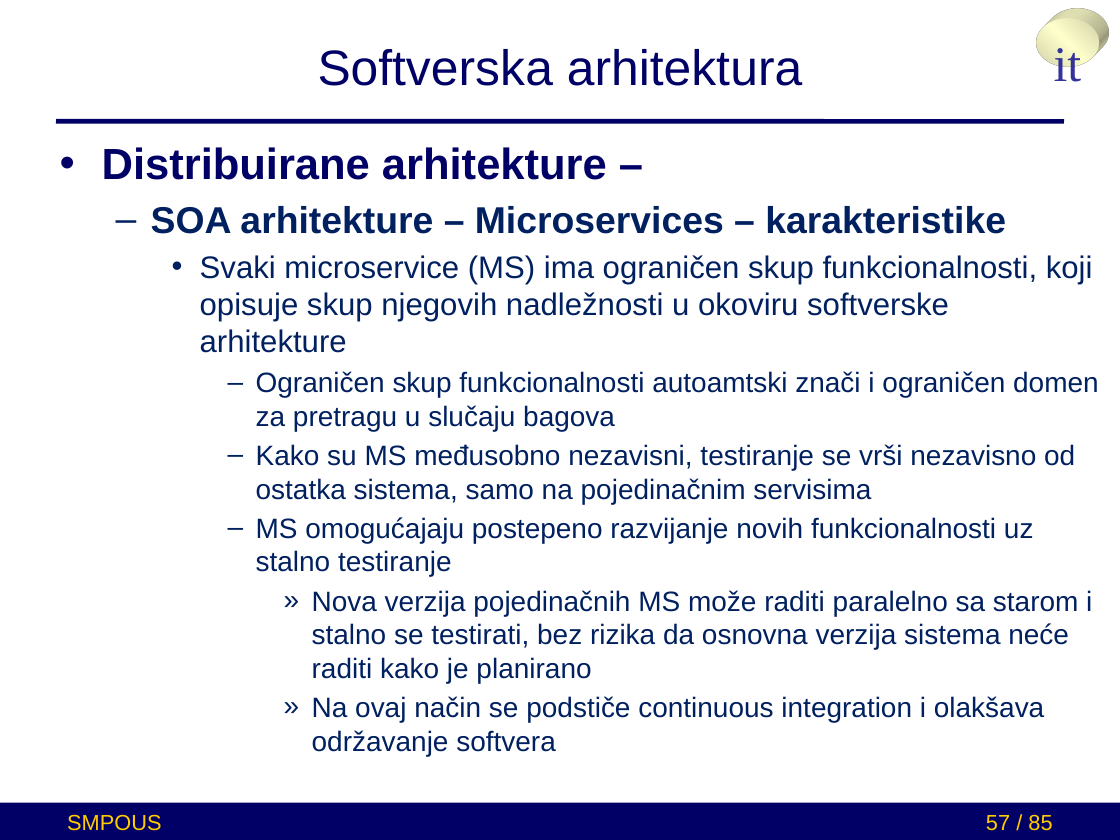
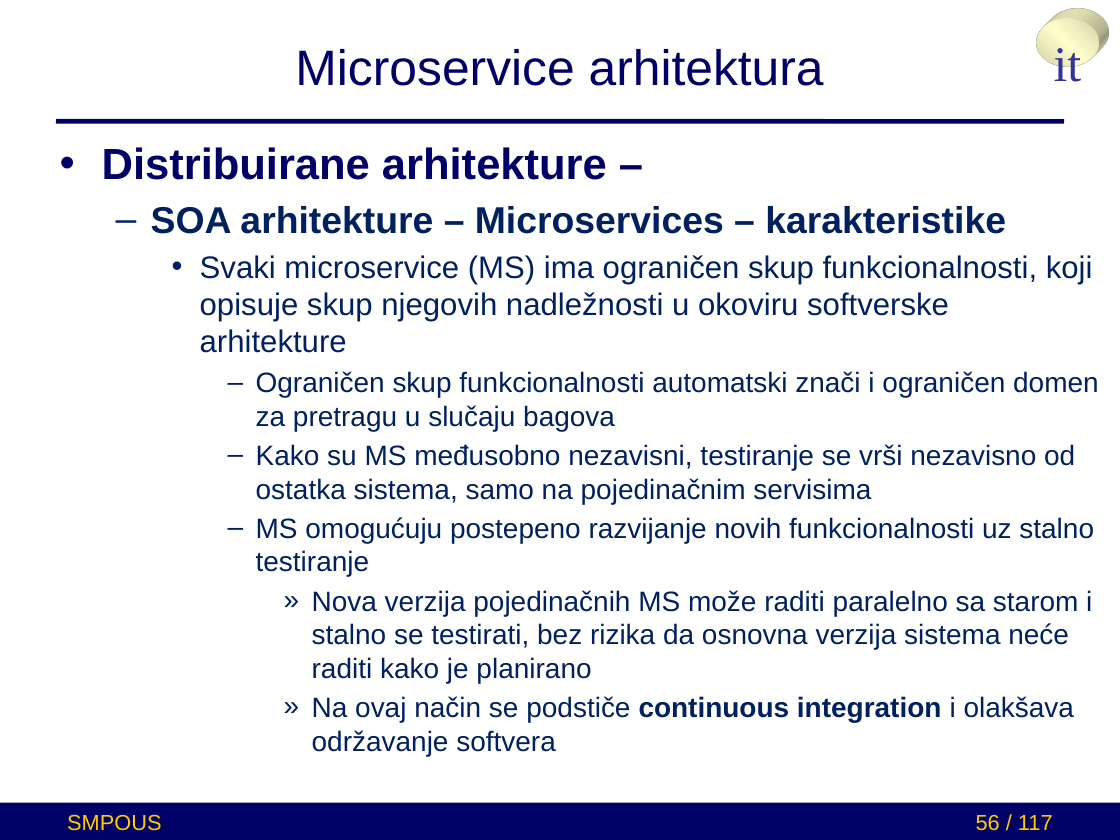
Before and after one commit to brankoterzic/SMPUOS-example-project, a slide deck: slide 56 of presentation_ppx/microservices.pptx (slide 57 before the commit). Drawn at 1120x840 pixels with LibreOffice and Linux fonts; fonts in the diff are those of the drawing. Boxes give left, top, right and bottom in pixels: in the first picture for what was removed or moved away, otherwise in the second. Text is boxed around its words. In the diff, an @@ line names an element or a change of style, - is before the commit and + after.

```diff
--- a/presentation_ppx/microservices.pptx
+++ b/presentation_ppx/microservices.pptx
@@ title at [295, 49, 824, 86]: text changed @@
-Softverska arhitektura
+Microservice arhitektura
@@ text at [256, 371, 1099, 431]: text changed @@
-      – Ograničen skup funkcionalnosti autoamtski znači i ograničen domen za pretragu u slučaju bagova
+      – Ograničen skup funkcionalnosti automatski znači i ograničen domen za pretragu u slučaju bagova
@@ text at [256, 517, 1094, 577]: text changed @@
-      – MS omogućajaju postepeno razvijanje novih funkcionalnosti uz stalno testiranje
+      – MS omogućuju postepeno razvijanje novih funkcionalnosti uz stalno testiranje
@@ text at [312, 696, 1074, 756]: bold on in "continuous integration" @@
@@ page number at [976, 815, 1053, 831]: text changed @@
-57 / 85
+56 / 117
```
Also in this commit, not shown: 90 other slides changed, 1 slide added, 1 slide removed.
